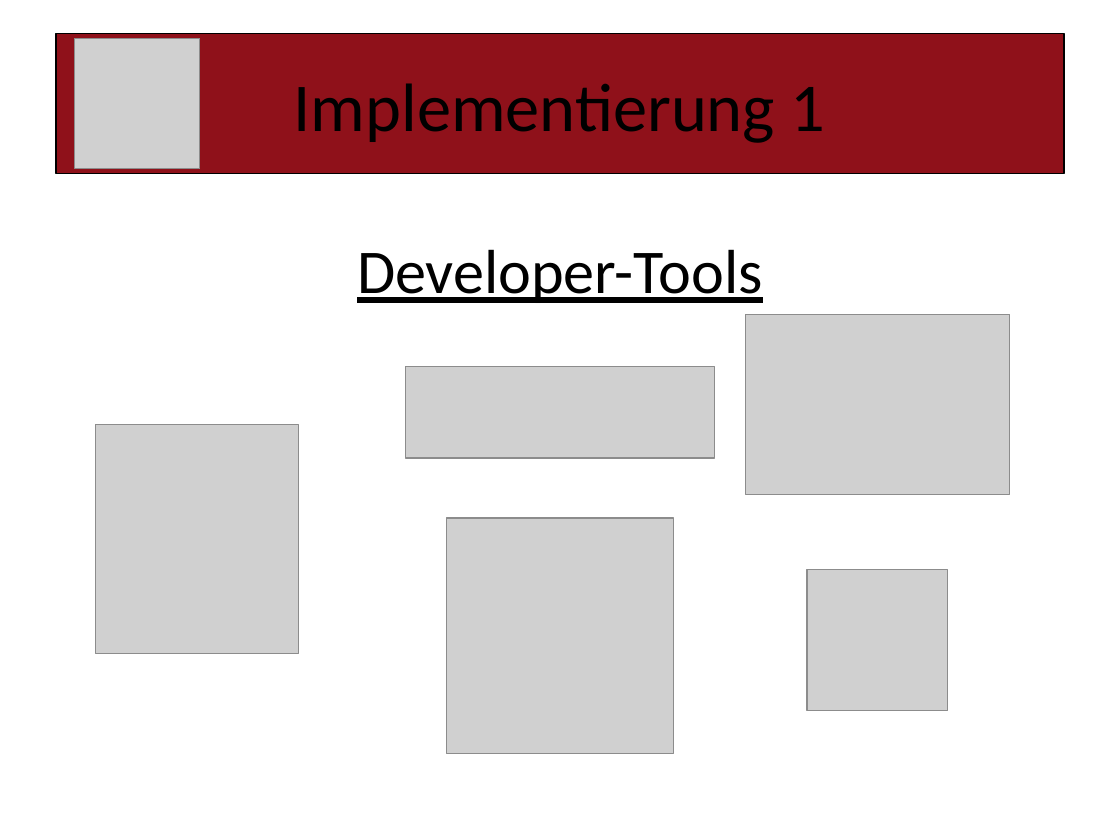
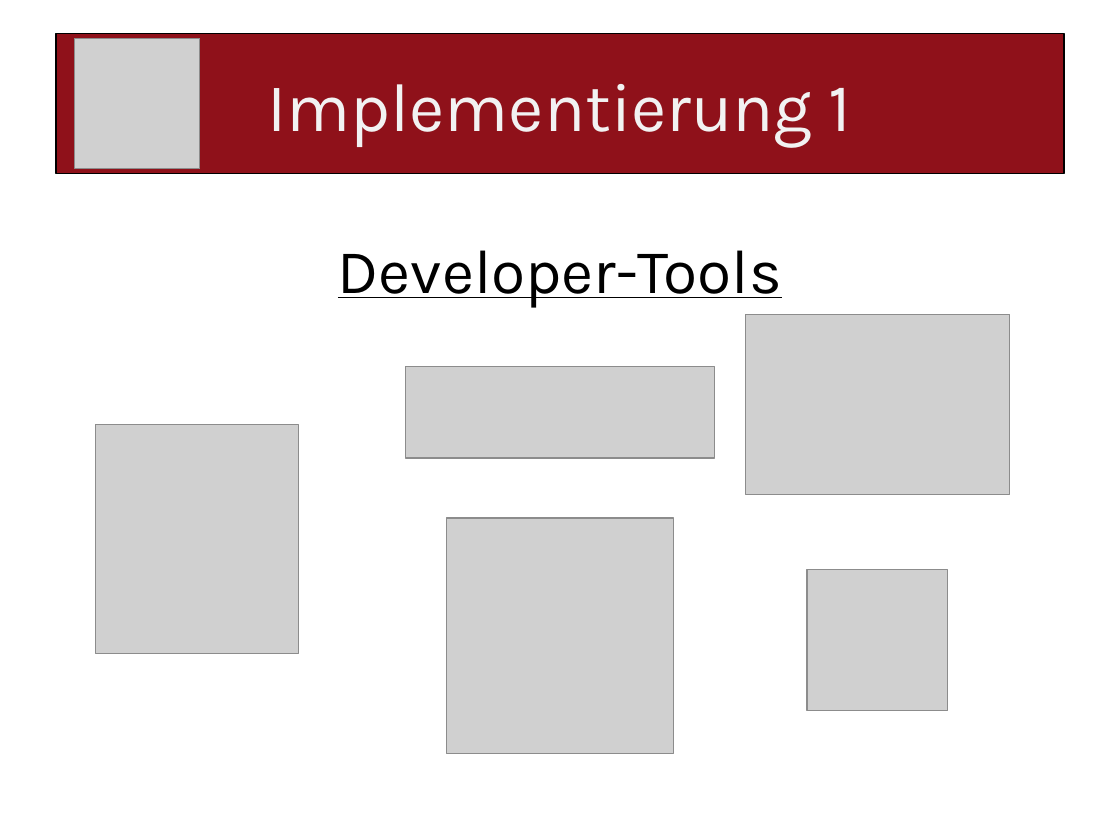
Before and after one commit to paulisch/archivist, a slide deck: slide 10 of Documentation/ProjectDocumentation/Presentation.pptx (slide 5 before the commit). Drawn at 1120x840 pixels with LibreOffice and Linux fonts; fonts in the diff are those of the drawing; grey boxes stand for pictures. Boxes give left, top, right and bottom in pixels: in the first picture for what was removed or moved away, otherwise in the second. Text is boxed around its words. In the diff, an @@ line names an element or a change of style, - is before the commit and + after.

```diff
--- a/Documentation/ProjectDocumentation/Presentation.pptx
+++ b/Documentation/ProjectDocumentation/Presentation.pptx
@@ title "Implementierung 1" at (x1=56, y1=34, x2=1064, y2=174): font Calibri to Karla, text colour #000000 to #F2F2F2 @@
@@ text "Developer-Tools" at (x1=338, y1=250, x2=782, y2=308): font Calibri to Karla @@
```
Also in this commit, not shown: 8 other slides changed, 5 slides added, 2 slides removed, 1 other file.
